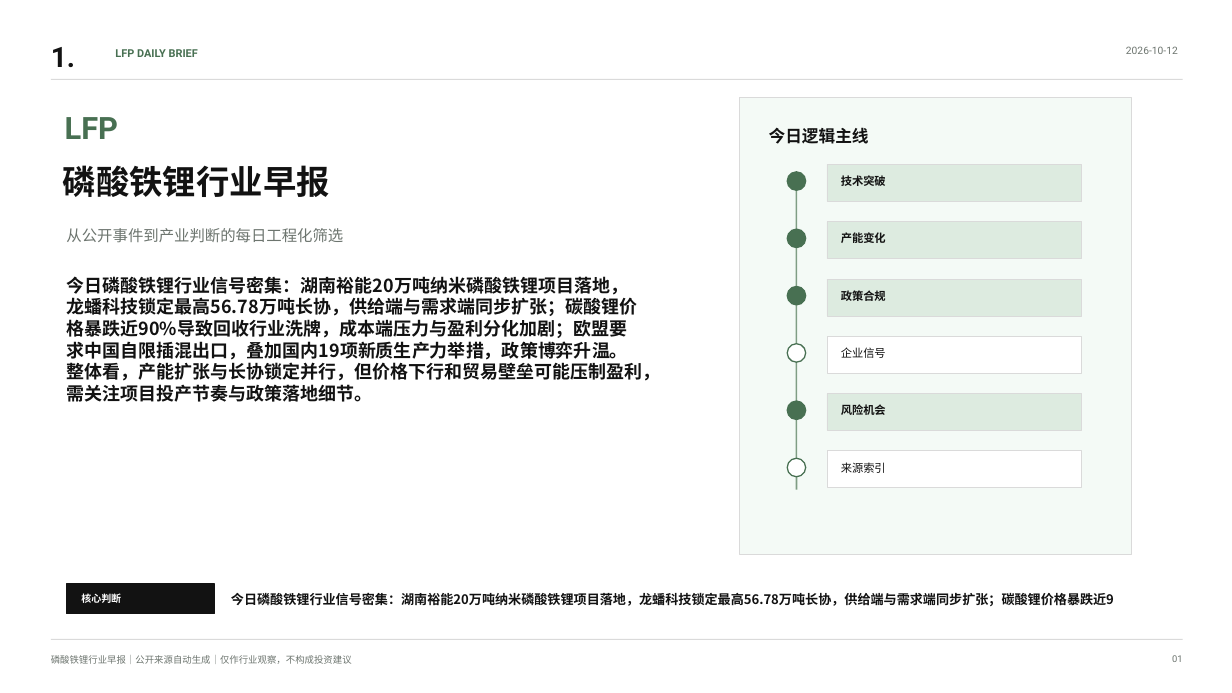
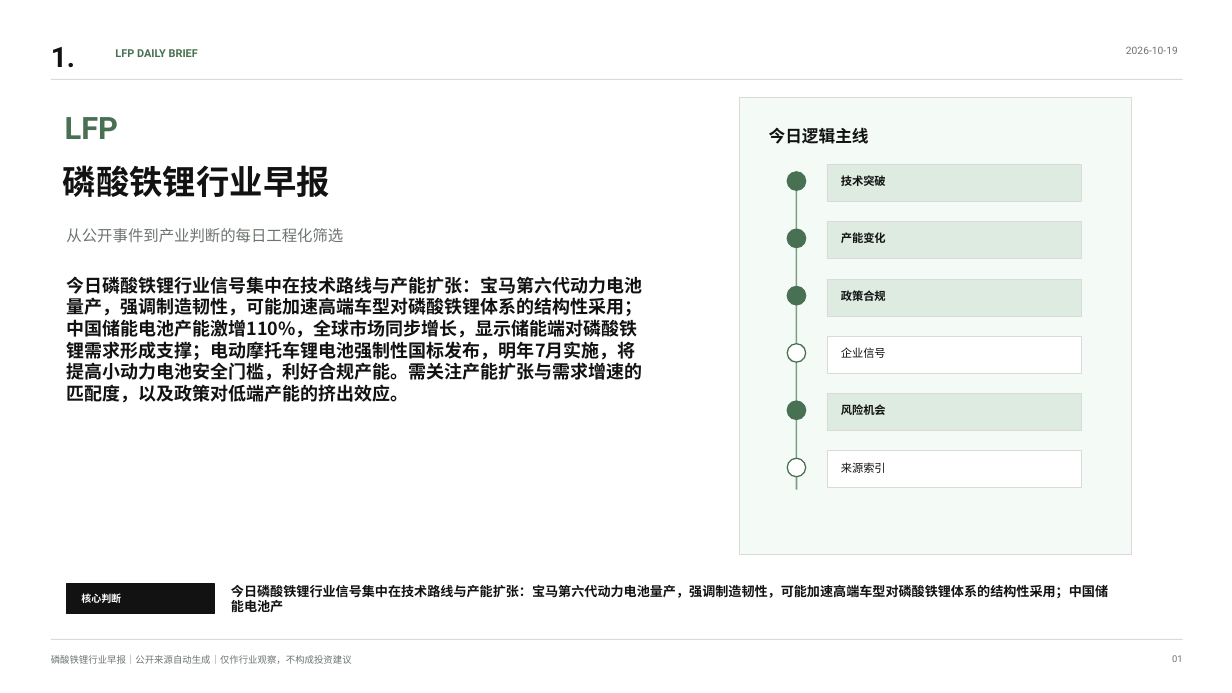
Before and after one commit to nicholsonbeckettr-glitch/spark-public, a slide deck: slide 1 of docs/reports/latest.pptx. Drawn at 1232x693 pixels with LibreOffice and Linux fonts; fonts in the diff are those of the drawing. Boxes give left, top, right and bottom in pixels: in the first picture for what was removed or moved away, otherwise in the second. Text is boxed around its words. In the diff, an @@ line names an element or a change of style, - is before the commit and + after.

```diff
--- a/docs/reports/latest.pptx
+++ b/docs/reports/latest.pptx
@@ text at bbox=[1126, 46, 1178, 54]: text changed @@
-2026-10-12
+2026-10-19
@@ text at bbox=[67, 276, 643, 403]: text changed @@
-今日磷酸铁锂行业信号密集：湖南裕能20万吨纳米磷酸铁锂项目落地，龙蟠科技锁定最高56.78万吨长协，供给端与需求端同步扩张；碳酸锂价格暴跌近90%导致回收行业洗牌，成本端压力与盈利分化加剧；欧盟要求中国自限插混出口，叠加国内19项新质生产力举措，政策博弈升温。整体看，产能扩张与长协锁定并行，但价格下行和贸易壁垒可能压制盈利，需关注项目投产节奏与政策落地细节。
+今日磷酸铁锂行业信号集中在技术路线与产能扩张：宝马第六代动力电池量产，强调制造韧性，可能加速高端车型对磷酸铁锂体系的结构性采用；中国储能电池产能激增110%，全球市场同步增长，显示储能端对磷酸铁锂需求形成支撑；电动摩托车锂电池强制性国标发布，明年7月实施，将提高小动力电池安全门槛，利好合规产能。需关注产能扩张与需求增速的匹配度，以及政策对低端产能的挤出效应。
@@ text at bbox=[231, 585, 1108, 612]: text changed @@
-今日磷酸铁锂行业信号密集：湖南裕能20万吨纳米磷酸铁锂项目落地，龙蟠科技锁定最高56.78万吨长协，供给端与需求端同步扩张；碳酸锂价格暴跌近9
+今日磷酸铁锂行业信号集中在技术路线与产能扩张：宝马第六代动力电池量产，强调制造韧性，可能加速高端车型对磷酸铁锂体系的结构性采用；中国储能电池产
```
Also in this commit, not shown: 9 other slides changed, 1 slide added, 1 slide removed, 4 other files.
